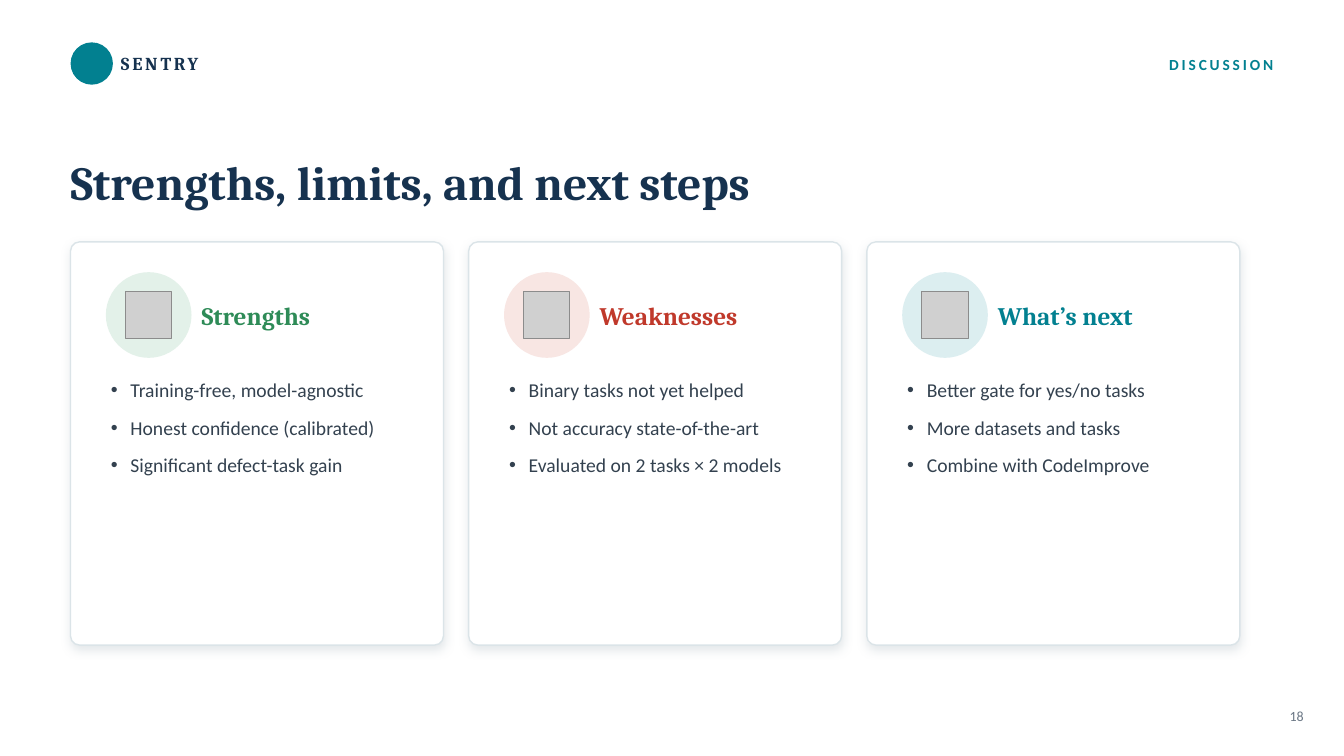
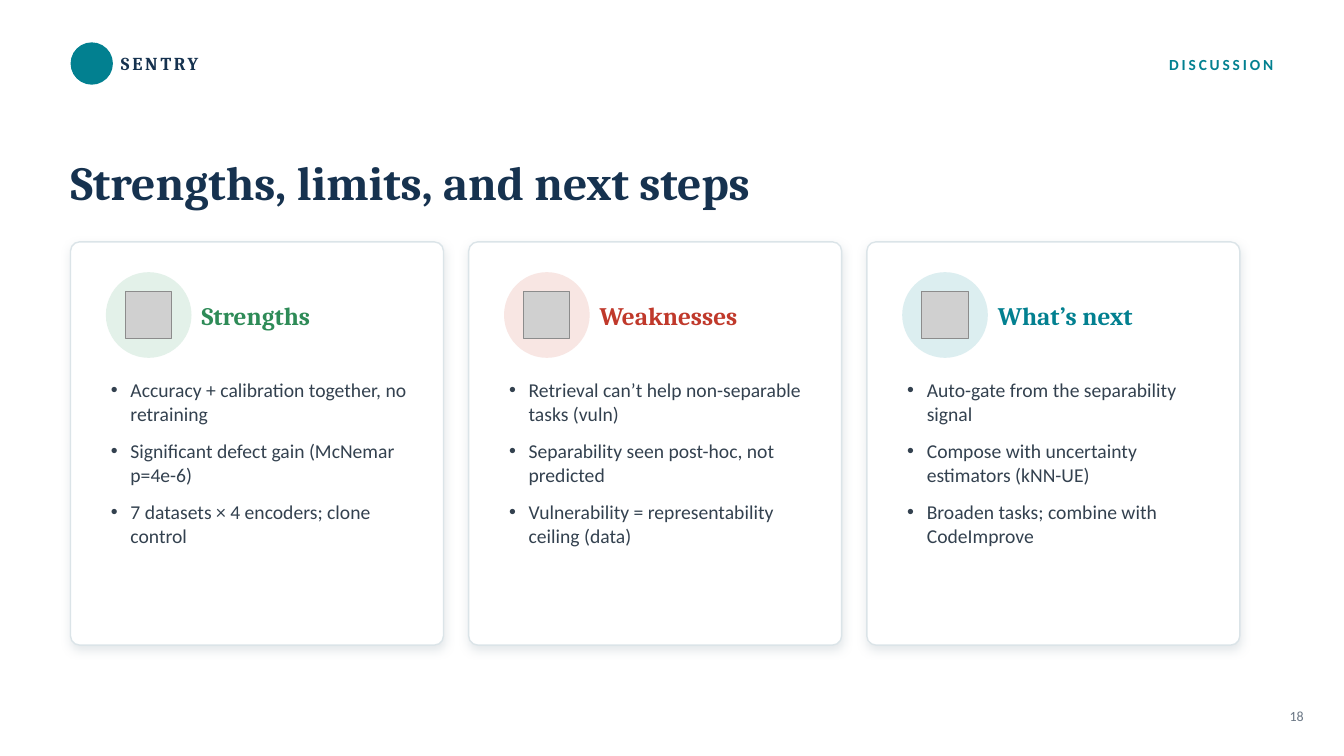
Before and after one commit to jsureka/SENTRY, a slide deck: slide 18 of presentation/SENTRY_results_discussion.pptx. Drawn at 1344x756 pixels with LibreOffice and Linux fonts; fonts in the diff are those of the drawing; grey boxes stand for pictures; background and template pictures are left out. Boxes give left, top, right and bottom in pixels: in the first picture for what was removed or moved away, otherwise in the second. Text is boxed around its words. In the diff, an @@ line names an element or a change of style, - is before the commit and + after.

Commit message:
Reframe SENTRY as a training-free reliability framework; clean repo for submission
Reliability-framework framing (calibration on every task; accuracy+calibration
together on separable tasks; selective abstention; never-harm fallback), with the
separability characterisation as the scope of when retrieval engages.

- analysis/: study + comparison scripts over frozen embeddings (7 datasets x 4
  encoders) incl. BigCloneBench clone-detection control.
- kNN-Prediction/: grid drivers (run_grid, methods_grid, embed_clone); fix
  knn_predictor neighbour-count bug for small datastores.
- Docs: README, RELATED_WORK, VERIFIED_RESULTS, REPRODUCE, FINAL_VERDICT and the
  Results & Analysis chapter updated to corrected, verified numbers.
- Remove unused spt_simulator/spt_data, dead aggregate.py, superseded plan doc;
  gitignore regenerable embedding caches.

```diff
--- a/presentation/SENTRY_results_discussion.pptx
+++ b/presentation/SENTRY_results_discussion.pptx
@@ text at [130,383,407,543]: text changed @@
-• Training-free, model-agnostic
-• Honest confidence (calibrated)
-• Significant defect-task gain
+• Accuracy + calibration together, no retraining
+• Significant defect gain (McNemar p=4e-6)
+• 7 datasets × 4 encoders; clone control
@@ text at [529,383,801,547]: text changed @@
-• Binary tasks not yet helped
-• Not accuracy state-of-the-art
-• Evaluated on 2 tasks × 2 models
+• Retrieval can’t help non-separable tasks (vuln)
+• Separability seen post-hoc, not predicted
+• Vulnerability = representability ceiling (data)
@@ text at [927,383,1176,546]: text changed @@
-• Better gate for yes/no tasks
-• More datasets and tasks
-• Combine with CodeImprove
+• Auto-gate from the separability signal
+• Compose with uncertainty estimators (kNN-UE)
+• Broaden tasks; combine with CodeImprove
```
Also in this commit, not shown: 2 other slides changed, 59 other files.
